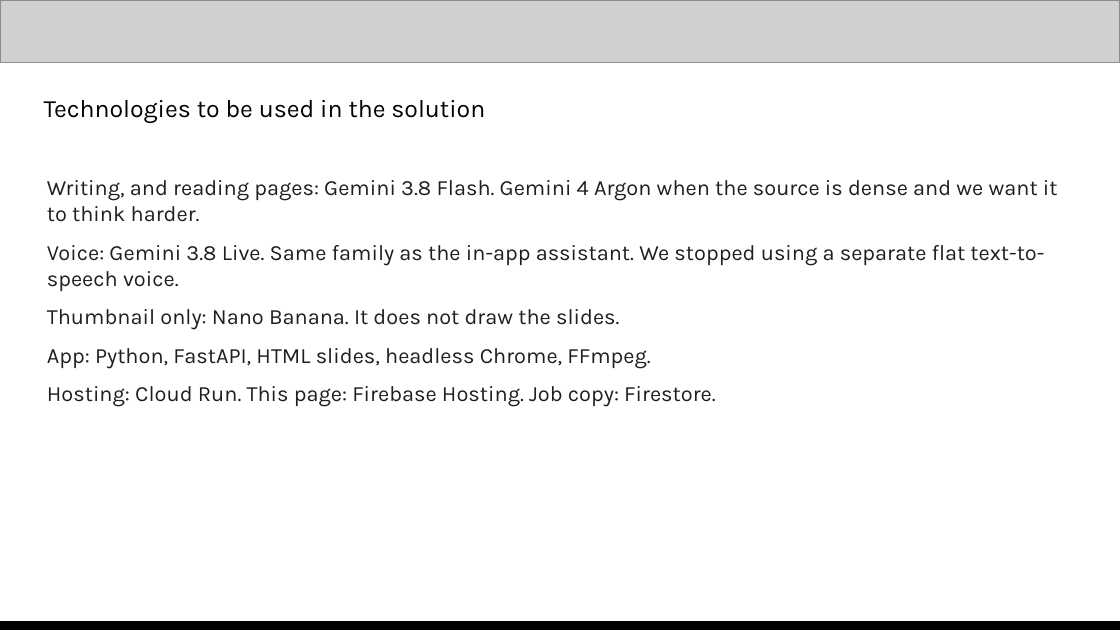
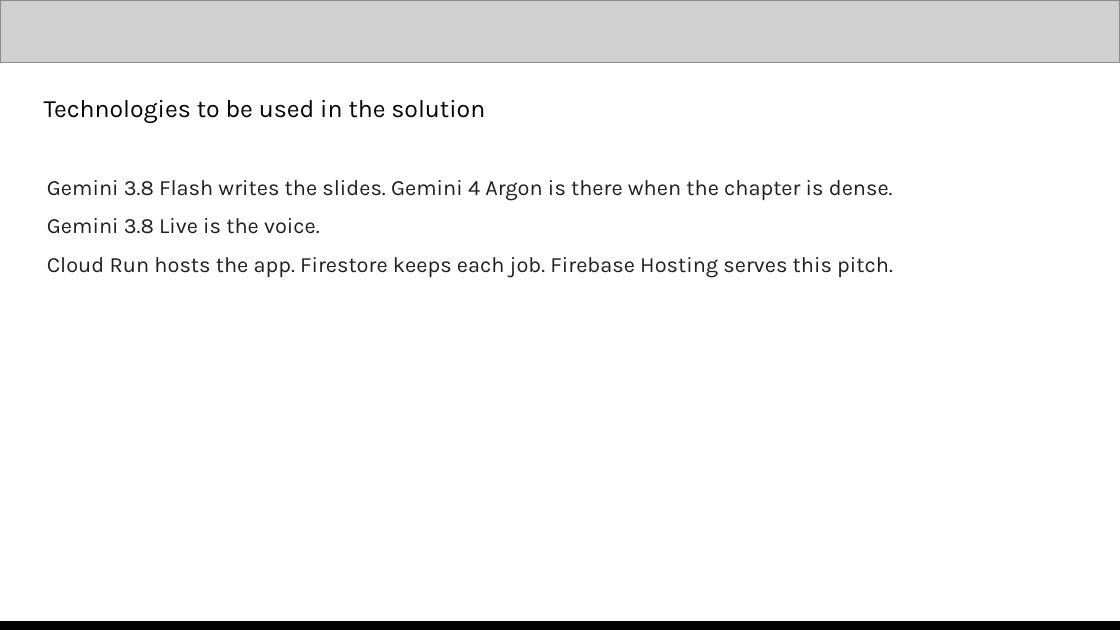
Before and after one commit to saitej123/Gemini-Multimodal-Studio, a slide deck: slide 9 of Template/Out/Multimodal Studio - AI Builder Cup.pptx. Drawn at 1120x630 pixels with LibreOffice and Linux fonts; fonts in the diff are those of the drawing; grey boxes stand for pictures. Boxes give left, top, right and bottom in pixels: in the first picture for what was removed or moved away, otherwise in the second. Text is boxed around its words. In the diff, an @@ line names an element or a change of style, - is before the commit and + after.

Commit message:
Tighten the deck so each slide answers its question.

```diff
--- a/Template/Out/Multimodal Studio - AI Builder Cup.pptx
+++ b/Template/Out/Multimodal Studio - AI Builder Cup.pptx
@@ text at (x1=47, y1=180, x2=893, y2=278): text changed @@
-Writing, and reading pages: Gemini 3.8 Flash. Gemini 4 Argon when the source is dense and we want it to think harder.
-Voice: Gemini 3.8 Live. Same family as the in-app assistant. We stopped using a separate flat text-to-speech voice.
-Thumbnail only: Nano Banana. It does not draw the slides.
-App: Python, FastAPI, HTML slides, headless Chrome, FFmpeg.
-Hosting: Cloud Run. This page: Firebase Hosting. Job copy: Firestore.
+Gemini 3.8 Flash writes the slides. Gemini 4 Argon is there when the chapter is dense.
+Gemini 3.8 Live is the voice.
+Cloud Run hosts the app. Firestore keeps each job. Firebase Hosting serves this pitch.
```
Also in this commit, not shown: 12 other slides changed, 2 other files.
